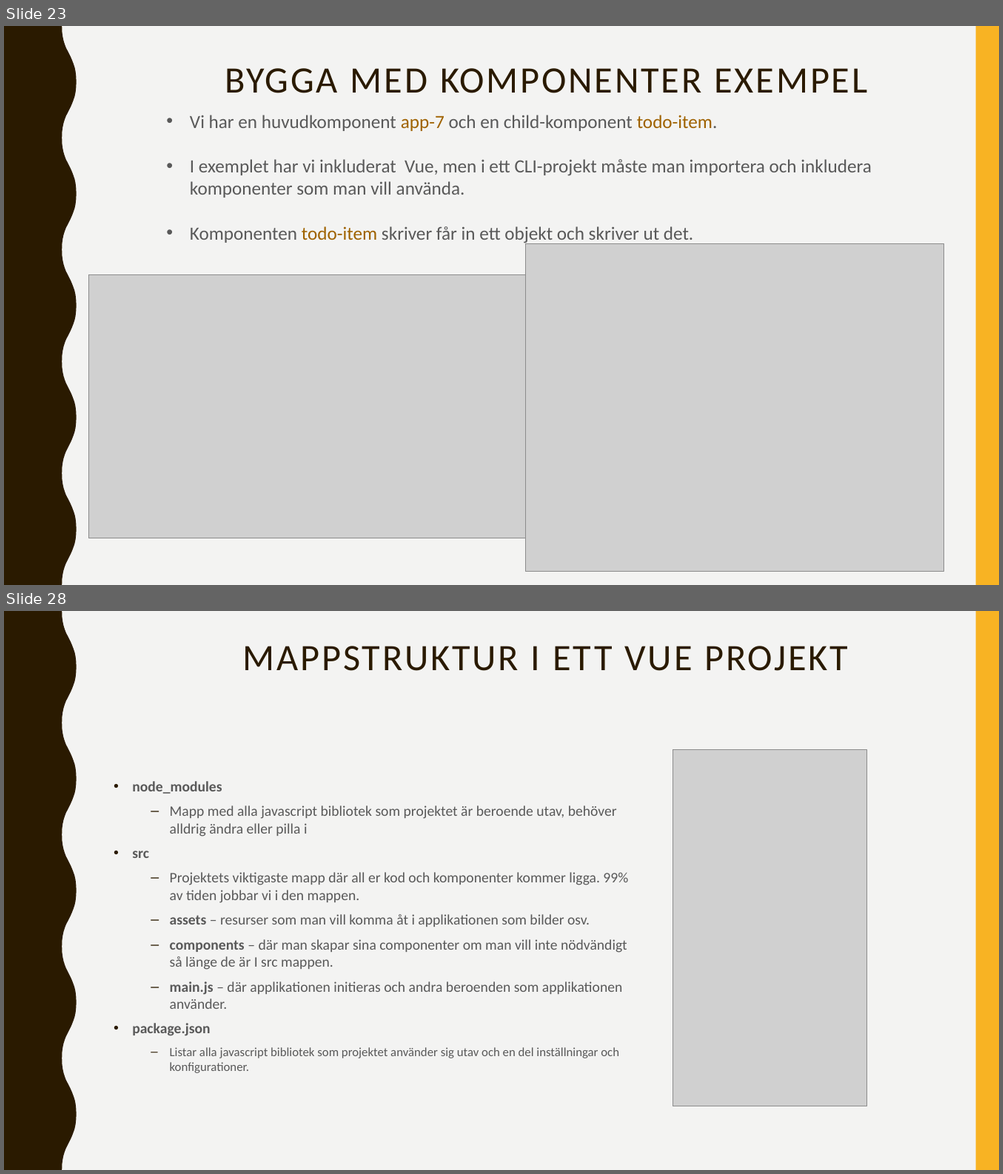
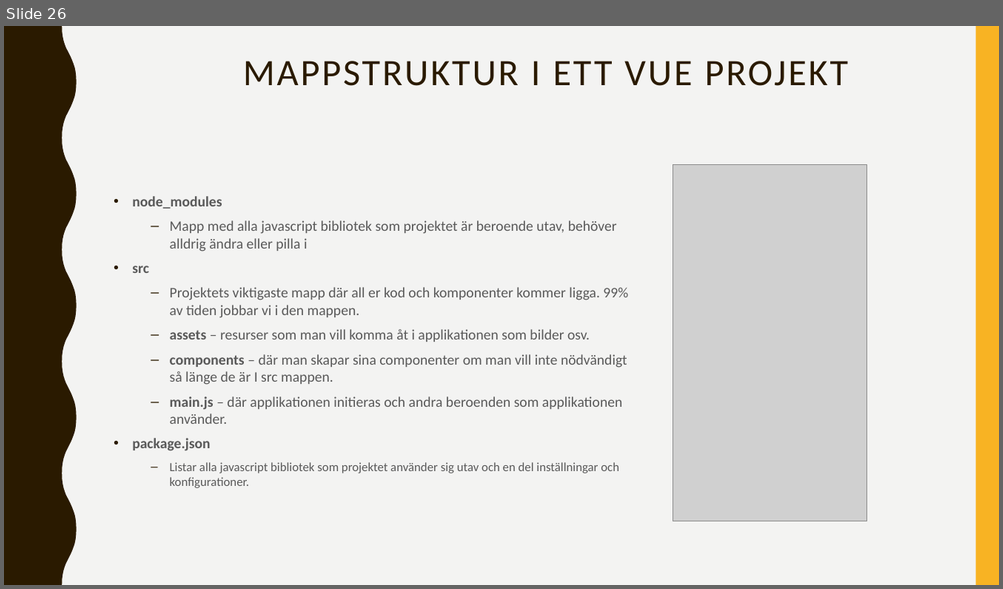
Before and after one commit to abbjetmus/programmering, a slide deck: Vue/Vue.pptx. Shown one above the other, each under a label of ours: slides 23 and 28 before the commit, slide 26 after it; the slides between them are not shown. The pictures are 1003x1174 and 1003x589 pixels, drawn with LibreOffice and Linux fonts; fonts in the diff are those of the drawing; grey boxes stand for pictures. Boxes give left, top, right and bottom in pixels: in the first picture for what was removed or moved away, otherwise in the second. Text is boxed around its words. In the diff, an @@ line names an element or a change of style, - is before the commit and + after.

```diff
--- a/Vue/Vue.pptx
+++ b/Vue/Vue.pptx
@@ slide 23 removed at [4,26,999,585], background #F3F3F2; not listed: 2 template elements that a slide beside it also shows @@
@@ title removed at [225,68,868,93] @@
-BYGGA MED KOMPONENTER EXEMPEL
@@ text removed at [190,115,871,244] @@
-• Vi har en huvudkomponent app-7 och en child-komponent todo-item.
-• I exemplet har vi inkluderat Vue, men i ett CLI-projekt måste man importera och inkludera komponenter som man vill använda.
-• Komponenten todo-item skriver får in ett objekt och skriver ut det.
@@ picture removed at [526,244,943,572] @@
@@ picture removed at [89,275,557,539] @@
@@ what was slide 28 is now slide 26 @@
```
Also in this commit, not shown: 6 slides changed, 1 slide added, 2 other slides removed, 2 other files.
